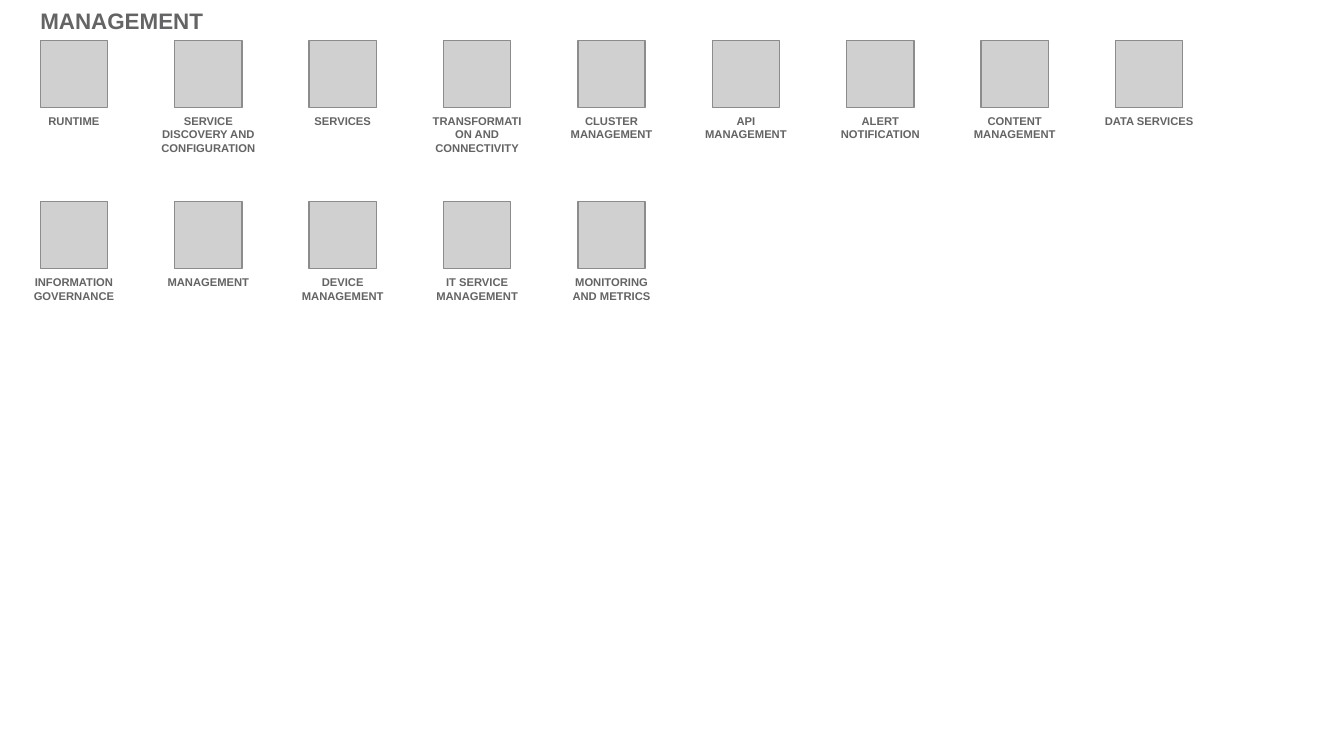
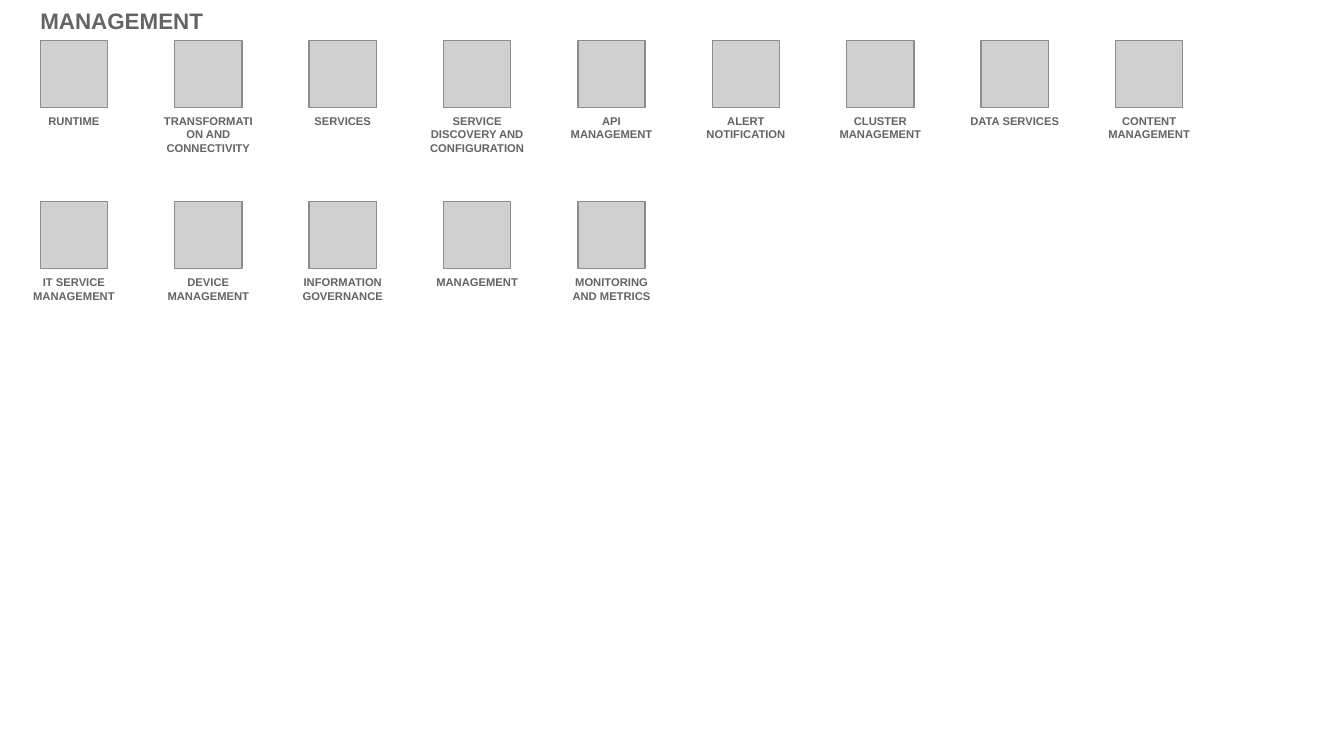
Before and after one commit to l2fprod/myarchitecture, a slide deck: slide 19 of mycatalog-architecture-diagram-template.pptx. Drawn at 1344x756 pixels with LibreOffice and Linux fonts; fonts in the diff are those of the drawing; grey boxes stand for pictures. Boxes give left, top, right and bottom in pixels: in the first picture for what was removed or moved away, otherwise in the second. Text is boxed around its words. In the diff, an @@ line names an element or a change of style, - is before the commit and + after.

```diff
--- a/mycatalog-architecture-diagram-template.pptx
+++ b/mycatalog-architecture-diagram-template.pptx
@@ text at (x1=430, y1=117, x2=524, y2=152): text changed @@
-TRANSFORMATION AND CONNECTIVITY
+SERVICE DISCOVERY AND CONFIGURATION
@@ text at (x1=571, y1=117, x2=653, y2=138): text changed @@
-CLUSTER MANAGEMENT
+API MANAGEMENT
@@ text "ALERT NOTIFICATION" moved from (x1=841, y1=117, x2=920, y2=138) to (x1=706, y1=117, x2=785, y2=138) @@
@@ text at (x1=840, y1=117, x2=922, y2=138): text changed @@
-API MANAGEMENT
+CLUSTER MANAGEMENT
@@ text "DATA SERVICES" moved from (x1=1105, y1=117, x2=1193, y2=125) to (x1=970, y1=117, x2=1059, y2=125) @@
@@ text "CONTENT MANAGEMENT" moved from (x1=974, y1=117, x2=1056, y2=138) to (x1=1108, y1=117, x2=1190, y2=138) @@
@@ text at (x1=167, y1=130, x2=250, y2=152): text changed @@
-SERVICE DISCOVERY AND CONFIGURATION
+TRANSFORMATION AND CONNECTIVITY
@@ text at (x1=33, y1=278, x2=115, y2=300): text changed @@
-INFORMATION GOVERNANCE
+IT SERVICE MANAGEMENT
@@ text at (x1=168, y1=278, x2=250, y2=300): text changed @@
-MANAGEMENT
+DEVICE MANAGEMENT
@@ text at (x1=303, y1=278, x2=383, y2=300): text changed @@
-DEVICE MANAGEMENT
+INFORMATION GOVERNANCE
@@ text at (x1=436, y1=278, x2=518, y2=286): text changed @@
-IT SERVICE MANAGEMENT
+MANAGEMENT
```
Also in this commit, not shown: 13 other slides changed.
